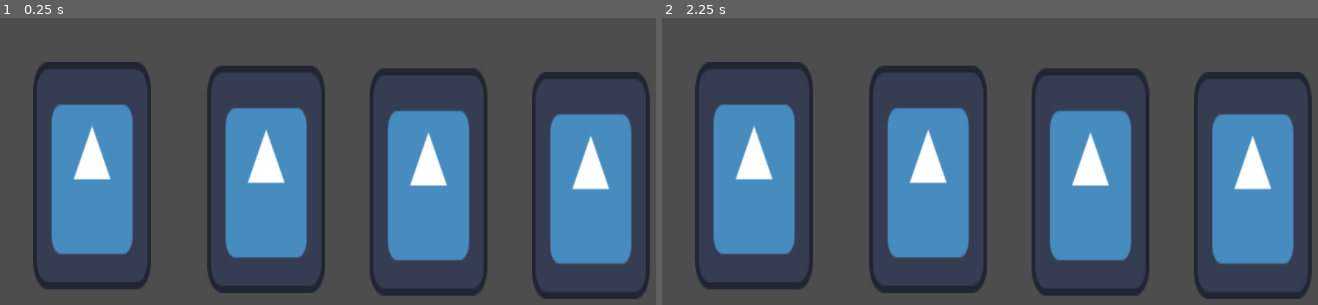
Above: before the commit, frames 1-2 (left to right).
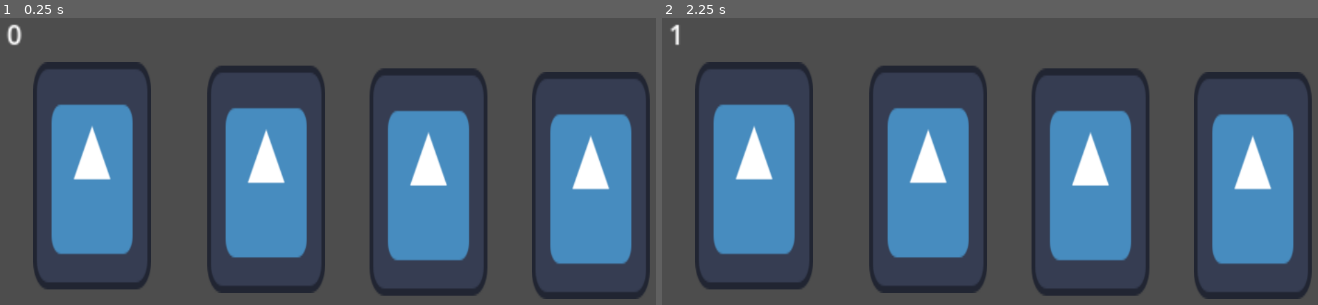
Above: after the commit, the same moments.

Repository: MahmoudElshrif/listen_game
Game: Godot game, scene res://game_manger.tscn
The game is run twice, just before and just after one commit, with the same random seed, the same clock (stepped at 60 frames per second) and the same inputs. The engine's default icon, where the game draws it, is replaced by a stand-in: a white triangle on a blue panel in a dark square.
Inputs (mouse positions are in pixels of both pictures, inside the frame that each line leads up to):
- Up to frame 1 (0.25 s): no input
- Up to frame 2 (2.25 s): tap Enter at 0.5, 2 s; move the mouse to (1180, 181) at 0.52 s; click (1180, 181) at 0.6 s; tap Space at 1.25 s; move the mouse to (845, 224) at 1.27 s; click (845, 224) at 1.35 s; move the mouse to (1081, 104) at 2.02 s; click (1081, 104) at 2.1 s

The runs differ from the first frame. In frame 1, 0.1% of the frame differs, in the area x 1-4%, y 2-10%; in frame 2, less than 0.1%.

Commit message:
basic mini game

Diff:
--- a/game_manger.tscn
+++ b/game_manger.tscn
@@ -4,9 +4,33 @@
 
 [sub_resource type="GDScript" id="GDScript_s16xd"]
 script/source = "extends Node2D
+
+
+var score : int
+
+func _on_mini_game_correct() -> void:
+	print(\"correct\")
+	score += 1
+	$Label.text = str(score)
+
+func _on_mini_game_wrong() -> void:
+	print(\"lose\")
+	score = 0
+	$Label.text = str(score)
 "
 
 [node name="GameManger" type="Node2D"]
 script = SubResource("GDScript_s16xd")
 
 [node name="MiniGame" parent="." instance=ExtResource("1_fnvm8")]
+
+[node name="Label" type="Label" parent="."]
+offset_left = 92.0
+offset_top = 52.0
+offset_right = 132.0
+offset_bottom = 75.0
+scale = Vector2(2.382225, 2.382225)
+text = "0"
+
+[connection signal="correct" from="MiniGame" to="." method="_on_mini_game_correct"]
+[connection signal="wrong" from="MiniGame" to="." method="_on_mini_game_wrong"]
--- a/mini_game.tscn
+++ b/mini_game.tscn
@@ -3,22 +3,31 @@
 [ext_resource type="PackedScene" uid="uid://dnrcymgd6tkc" path="res://button.tscn" id="1_snhvf"]
 
 [sub_resource type="GDScript" id="GDScript_snhvf"]
-script/source = "extends Node2D
+script/source = "class_name MiniGame
+extends Node2D
 
+signal correct
+signal wrong
 
-@export var correct :int = 2
+@export var answer :int = 2
+@export var elements : Node2D
 
 func _pressed(id : int):
-	print(\"correct\" if id == correct else \"wrong\")
+	print(answer, id)
+	if(answer == id):
+		correct.emit()
+	else:
+		wrong.emit()
 
 func _ready() -> void:
-	for i in range($elemnts.get_child_count()):
-		$elemnts.get_children()[i].pressed.connect(_pressed)
-		$elemnts.get_children()[i].id = i
+	for i in range(elements.get_child_count()):
+		elements.get_children()[i].pressed.connect(_pressed)
+		elements.get_children()[i].id = i
 "
 
-[node name="MiniGame" type="Node2D"]
+[node name="MiniGame" type="Node2D" node_paths=PackedStringArray("elements")]
 script = SubResource("GDScript_snhvf")
+elements = NodePath("elemnts")
 
 [node name="elemnts" type="Node2D" parent="."]
 
